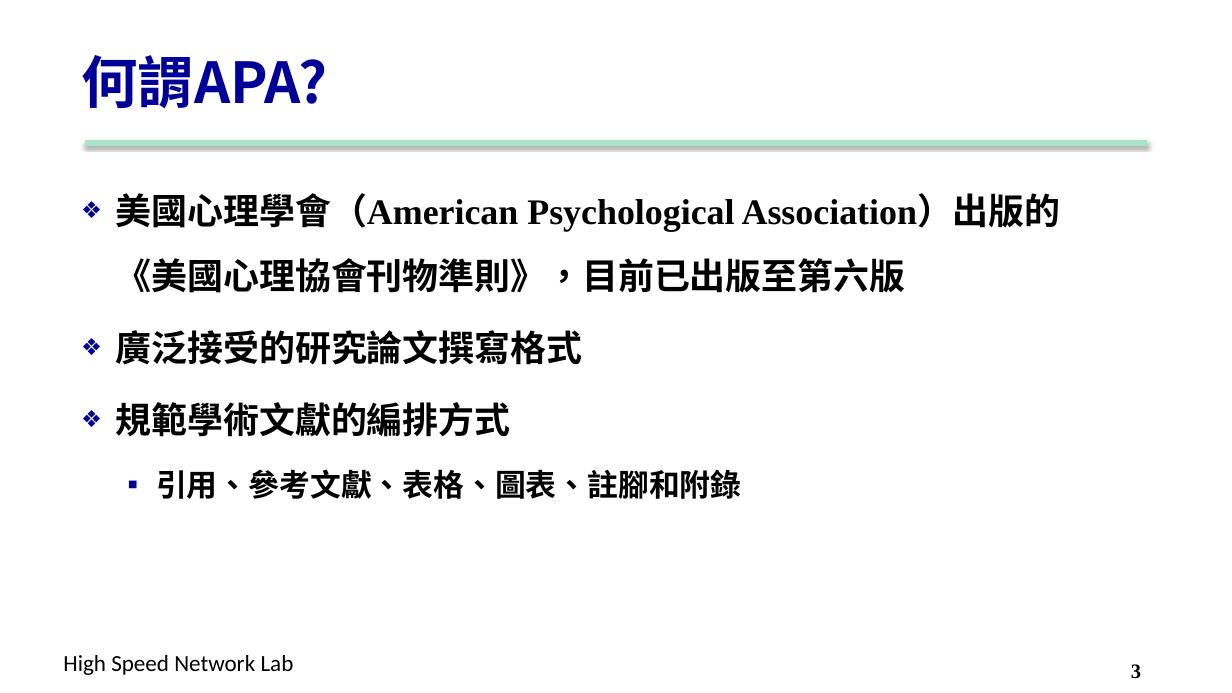
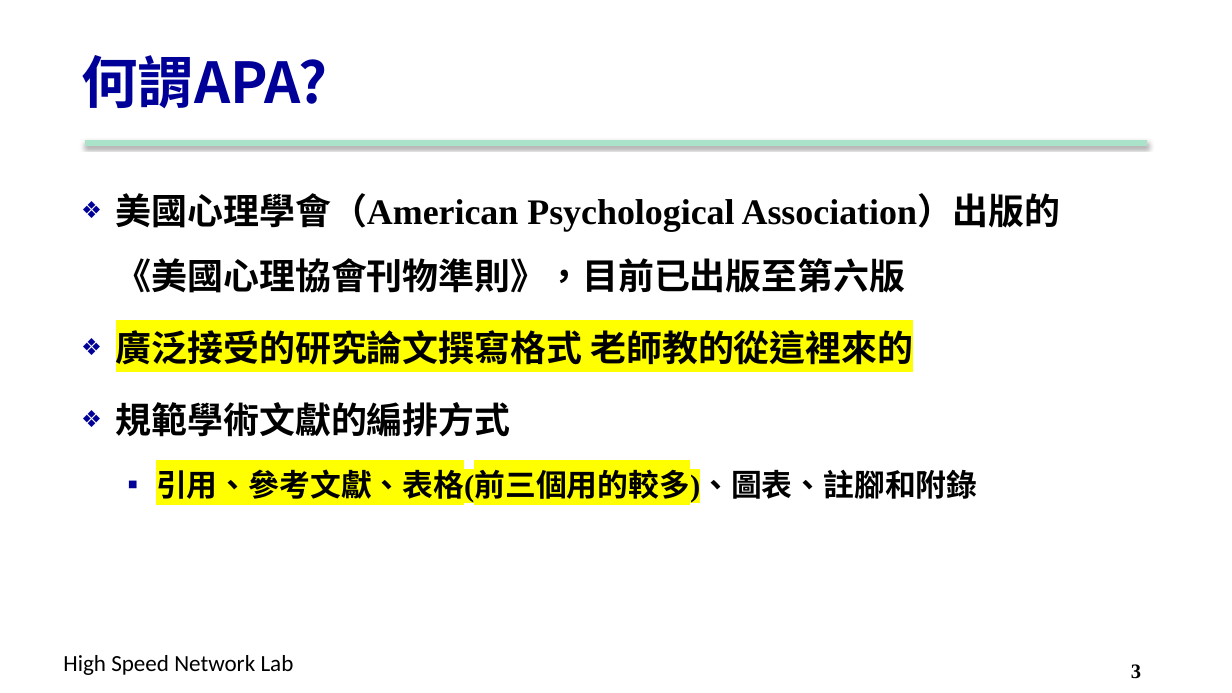
Before and after one commit to carina419/NTUST, a slide deck: slide 3 of MI5014701 科技研究與論文寫作 Technology Research and Thesis Writing/6. Reference.pptx. Drawn at 1232x693 pixels with LibreOffice and Linux fonts; fonts in the diff are those of the drawing; background and template pictures are left out. Boxes give left, top, right and bottom in pixels: in the first picture for what was removed or moved away, otherwise in the second. Text is boxed around its words. In the diff, an @@ line names an element or a change of style, - is before the commit and + after.

```diff
--- a/MI5014701 科技研究與論文寫作 Technology Research and Thesis Writing/6. Reference.pptx
+++ b/MI5014701 科技研究與論文寫作 Technology Research and Thesis Writing/6. Reference.pptx
@@ text at [116,330,913,365]: text changed @@
-❖ 廣泛接受的研究論文撰寫格式
+❖ 廣泛接受的研究論文撰寫格式 老師教的從這裡來的
@@ text at [156,464,977,504]: text changed @@
-  ▪ 引用、參考文獻、表格、圖表、註腳和附錄
+  ▪ 引用、參考文獻、表格(前三個用的較多)、圖表、註腳和附錄
```
Also in this commit, not shown: 13 other slides changed, 4 other files.
